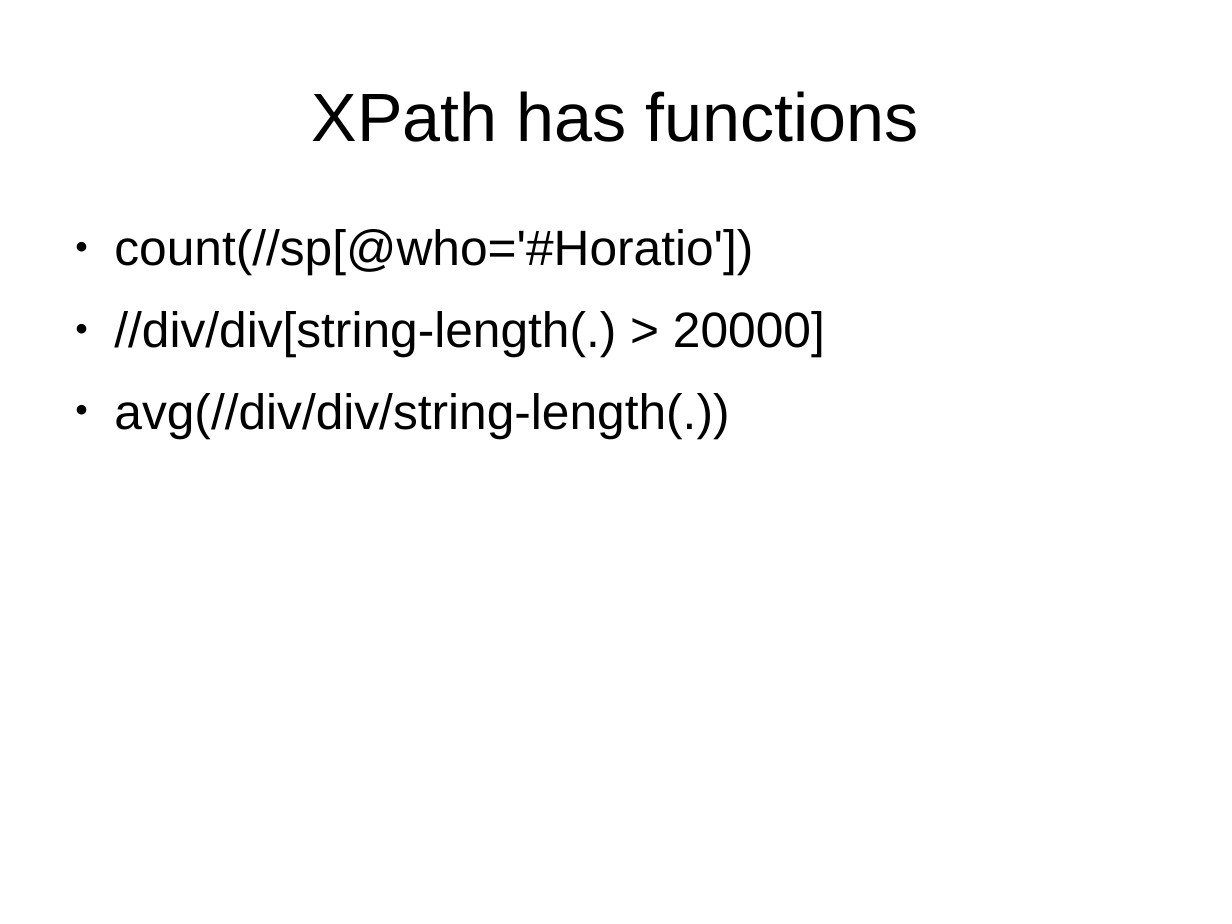
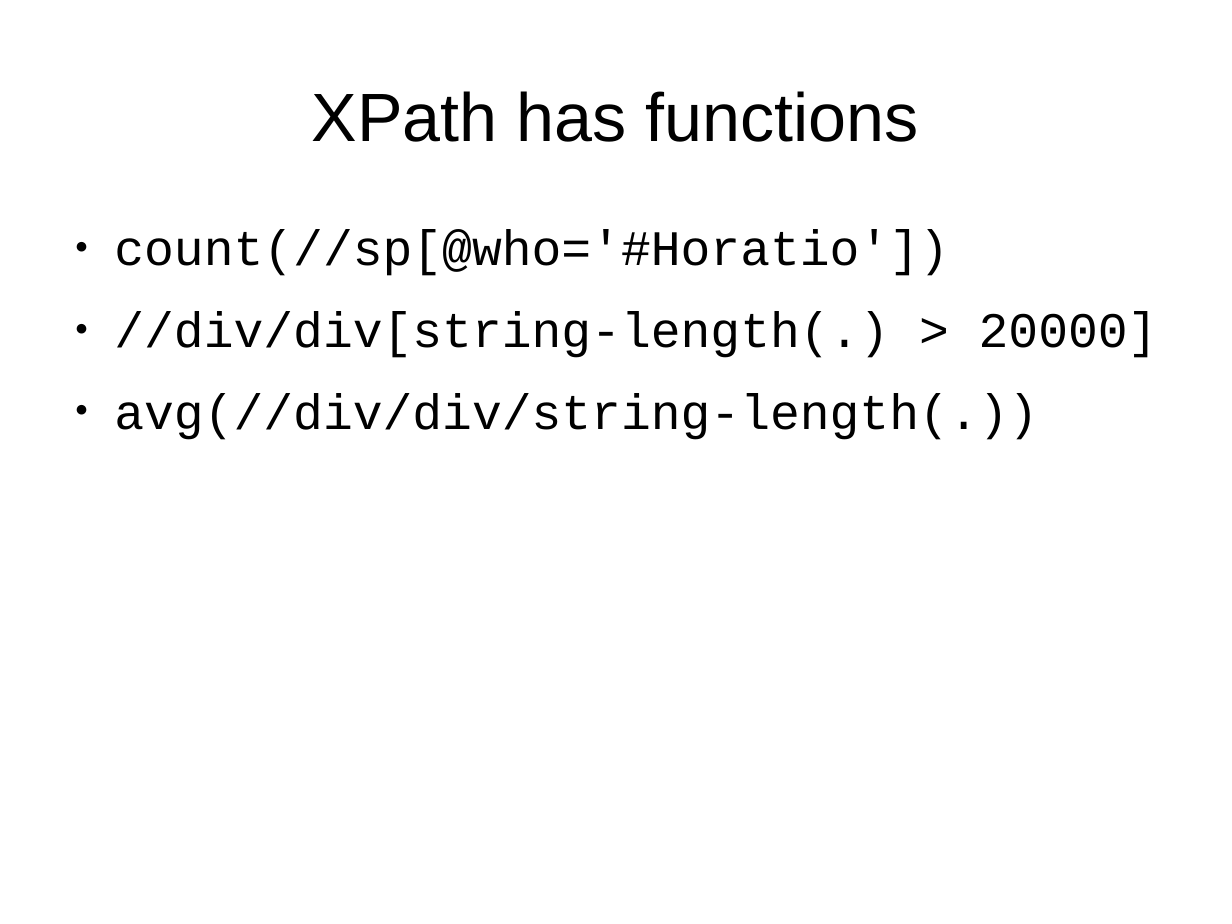
Before and after one commit to martindholmes/XSLT_workshops, a slide deck: slide 9 of intro/presentations/01_xpath_intro.odp. Drawn at 1232x924 pixels with LibreOffice and Linux fonts; fonts in the diff are those of the drawing. Boxes give left, top, right and bottom in pixels: in the first picture for what was removed or moved away, otherwise in the second. Text is boxed around its words. In the diff, an @@ line names an element or a change of style, - is before the commit and + after.

Commit message:
Tweaking formatting.

```diff
--- a/intro/presentations/01_xpath_intro.odp
+++ b/intro/presentations/01_xpath_intro.odp
@@ text "count(//sp[@who='#Horatio'])" at box(114, 230, 1158, 440): font Arial to Courier New @@
```
Also in this commit, not shown: 2 other slides changed.
